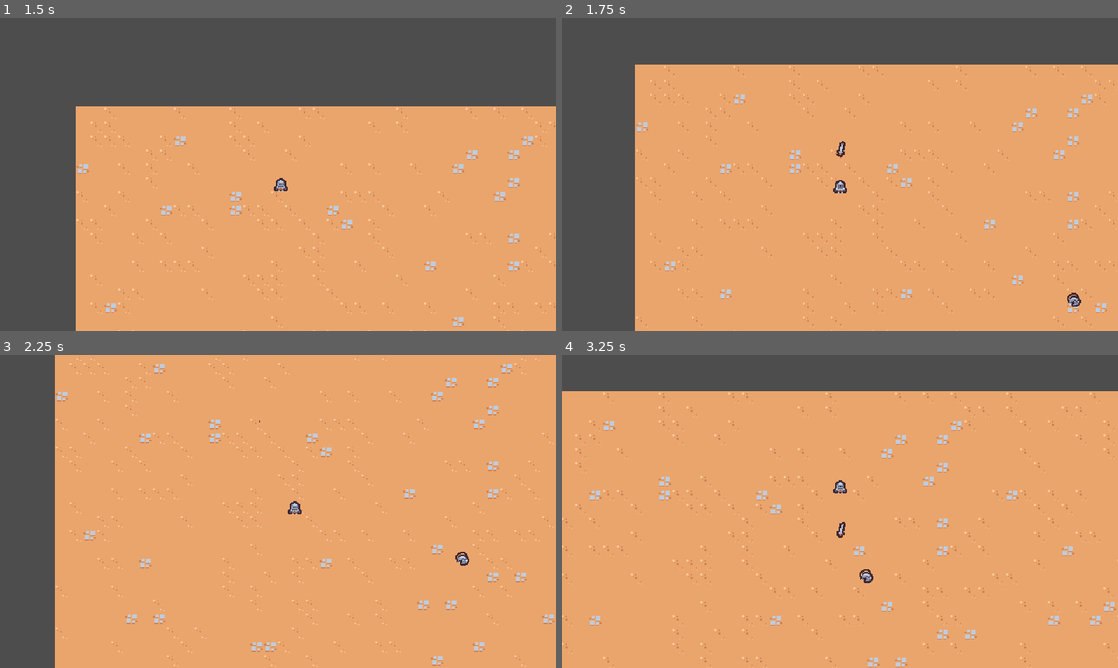
Above: before the commit, frames 1-4 (two rows, left to right).
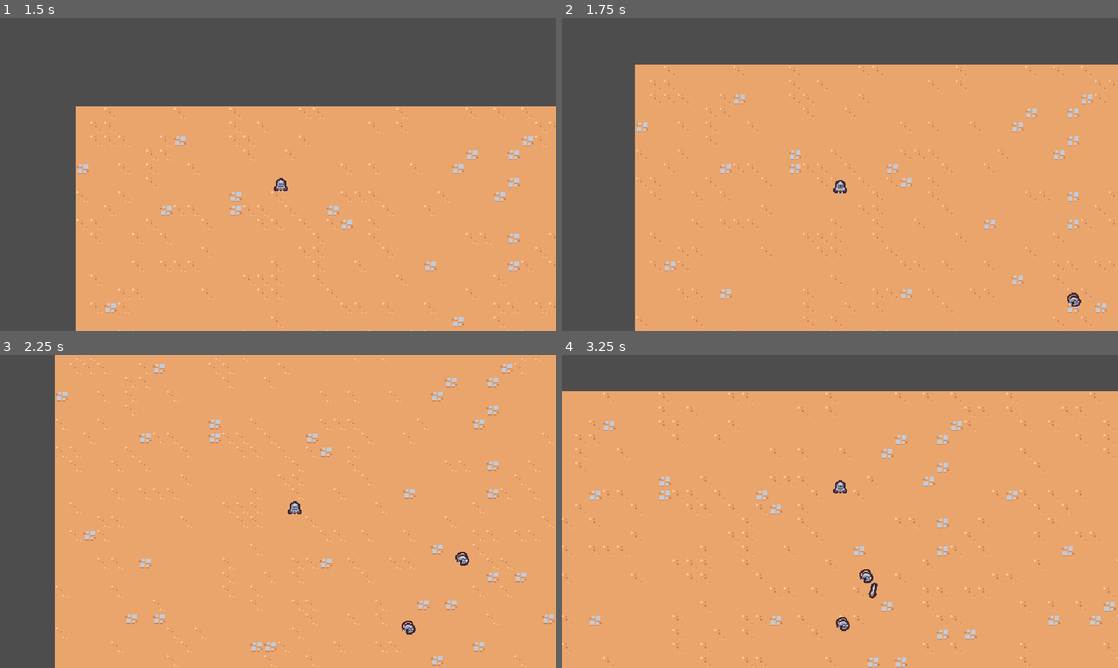
Above: after the commit, the same moments.

Repository: SilasCundiff/godot-course
Game: Godot game, scene res://scenes/main/main.tscn
Two runs of this game, one before a commit and one after it. Both use one fixed random seed, a clock stepped at 60 frames per second and the inputs below.
Inputs:
- Up to frame 1 (1.5 s): hold D (move_right) 0.53-1.28 s; hold S (move_down) from 1.28 s (still down)
- Up to frame 2 (1.75 s): keep holding S (move_down)
- Up to frame 3 (2.25 s): release S (move_down) at 2.03 s; hold D (move_right) from 2.03 s (still down)
- Up to frame 4 (3.25 s): release D (move_right) at 2.78 s; hold W (move_up) from 2.78 s (still down)

Frame 1 is identical in both runs. In frame 2, less than 0.1% of the frame differs, in the area x 49-51%, y 39-45%; in frame 3, less than 0.1%; in frame 4, 0.2%, in the area x 49-57%, y 53-89%.

Commit message:
add sword targetting closest enemy

Diff:
--- a/scenes/ability/sword_ability_controller/sword_ability_controller.gd
+++ b/scenes/ability/sword_ability_controller/sword_ability_controller.gd
@@ -1,4 +1,6 @@
 extends Node
+
+const MAX_RANGE = 150
 
 @export var sword_ability: PackedScene
 
@@ -13,6 +15,20 @@
 	if player == null:
 		return
 
+	var enemies = get_tree().get_nodes_in_group("enemy")
+	enemies = enemies.filter(func(enemy: Node2D):
+		return enemy.global_position.distance_squared_to(player.global_position) < pow(MAX_RANGE, 2)
+	)
+
+	if enemies.size() == 0:
+		return
+
+	enemies.sort_custom(func(a: Node2D, b: Node2D):
+		var a_distance = a.global_position.distance_squared_to(player.global_position)
+		var b_distance = b.global_position.distance_squared_to(player.global_position)
+		return a_distance < b_distance
+	)
+
 	var sword_instance = sword_ability.instantiate() as Node2D
 	player.get_parent().add_child(sword_instance)
-	sword_instance.global_position = player.global_position
+	sword_instance.global_position = enemies[0].global_position
--- a/scenes/basic_enemy/basic_enemy.tscn
+++ b/scenes/basic_enemy/basic_enemy.tscn
@@ -6,7 +6,7 @@
 [sub_resource type="CircleShape2D" id="CircleShape2D_wn1o3"]
 radius = 5.0
 
-[node name="BasicEnemy" type="CharacterBody2D"]
+[node name="BasicEnemy" type="CharacterBody2D" groups=["enemy"]]
 collision_layer = 0
 script = ExtResource("1_mfge1")
 
--- a/scenes/main/main.tscn
+++ b/scenes/main/main.tscn
@@ -19,3 +19,6 @@
 
 [node name="BasicEnemy" parent="." instance=ExtResource("4_qpjo5")]
 position = Vector2(617, 342)
+
+[node name="BasicEnemy2" parent="." instance=ExtResource("4_qpjo5")]
+position = Vector2(522, 465)
